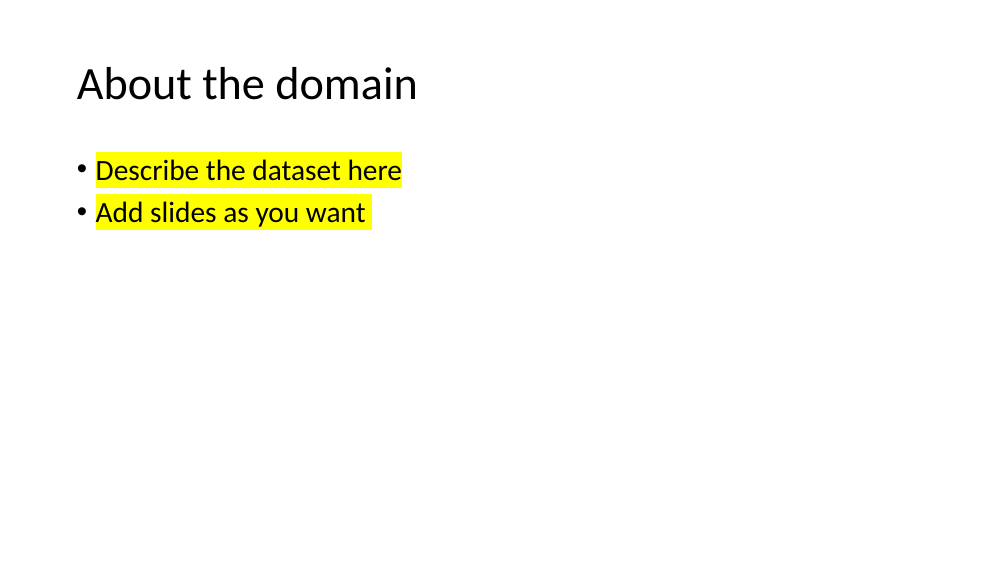
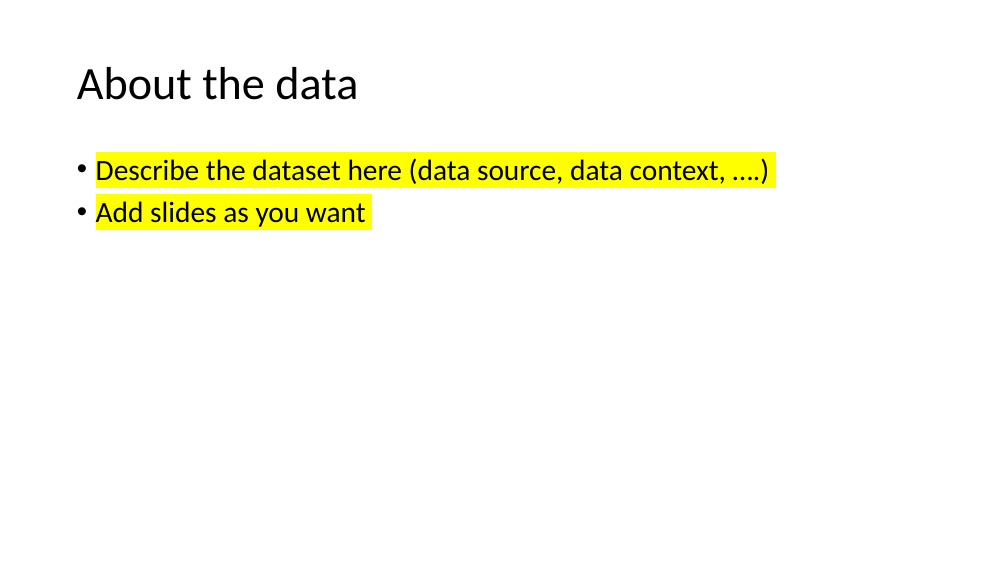
Before and after one commit to motazsaad/Data-Science-CSCI-3320, a slide deck: slide 5 of Project Presentation Template.pptx. Drawn at 1008x567 pixels with LibreOffice and Linux fonts; fonts in the diff are those of the drawing. Boxes give left, top, right and bottom in pixels: in the first picture for what was removed or moved away, otherwise in the second. Text is boxed around its words. In the diff, an @@ line names an element or a change of style, - is before the commit and + after.

```diff
--- a/Project Presentation Template.pptx
+++ b/Project Presentation Template.pptx
@@ title at [77,67,358,100]: text changed @@
-About the domain
+About the data
@@ text at [96,158,726,184]: text changed @@
-• Describe the dataset here
+• Describe the dataset here (data source, data context, ….)
```
Also in this commit, not shown: 3 other slides changed.
